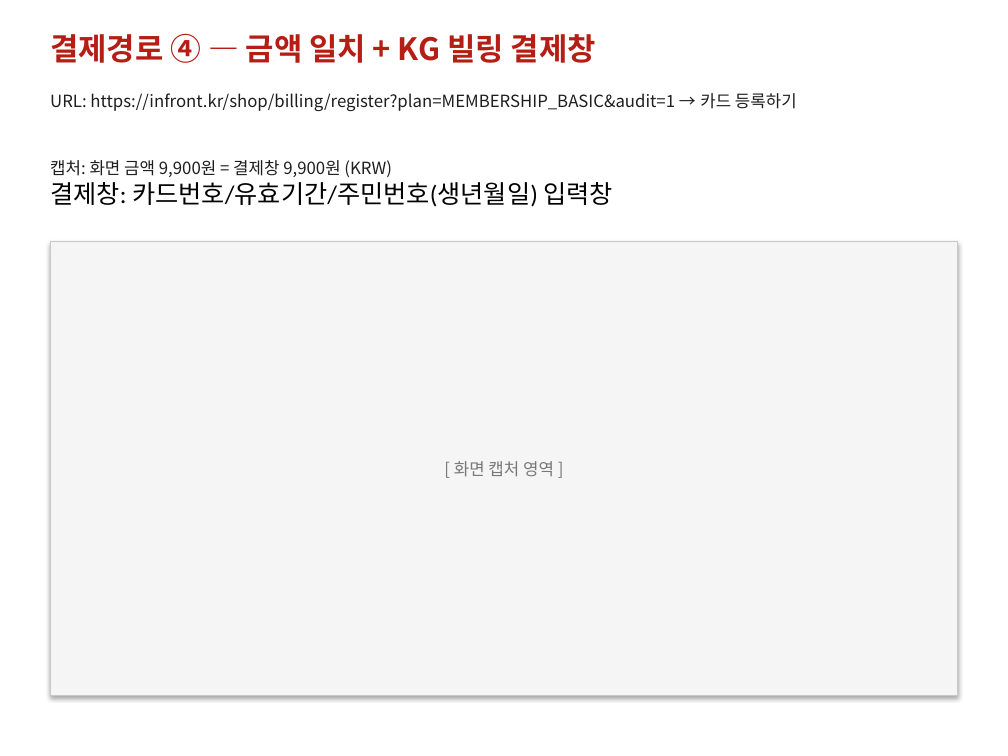
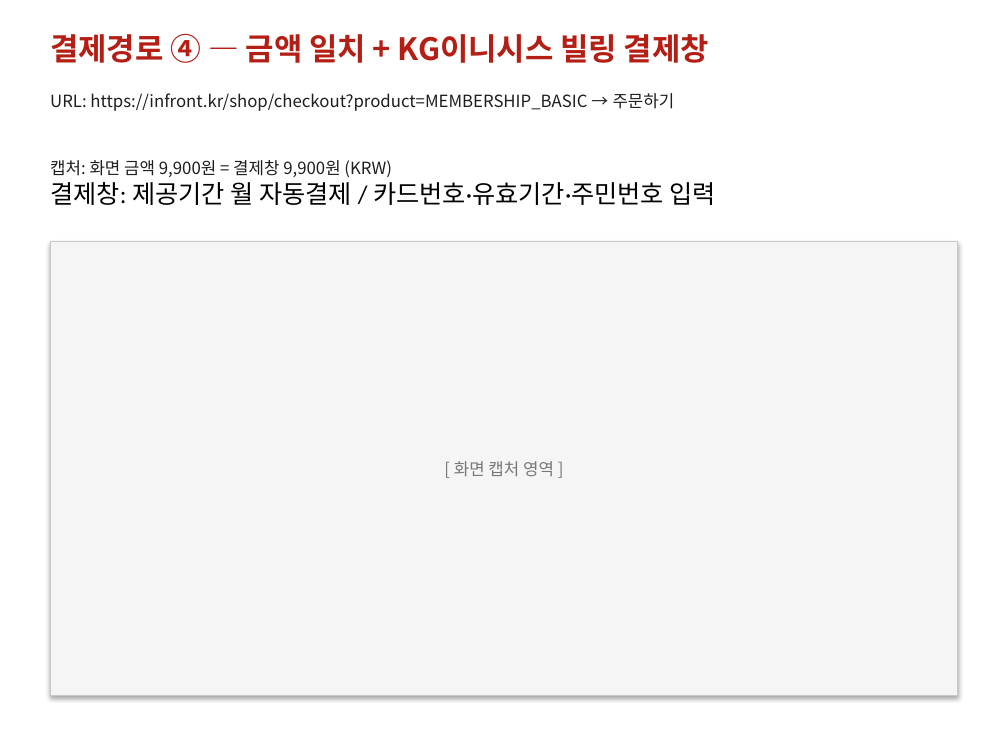
Before and after one commit to sprjihoon/infront, a slide deck: slide 7 of docs/audit-captures/card-billing-audit-infrontbil.pptx. Drawn at 1008x756 pixels with LibreOffice and Linux fonts; fonts in the diff are those of the drawing. Boxes give left, top, right and bottom in pixels: in the first picture for what was removed or moved away, otherwise in the second. Text is boxed around its words. In the diff, an @@ line names an element or a change of style, - is before the commit and + after.

```diff
--- a/docs/audit-captures/card-billing-audit-infrontbil.pptx
+++ b/docs/audit-captures/card-billing-audit-infrontbil.pptx
@@ text at (50,33,709,63): text changed @@
-결제경로 ④ — 금액 일치 + KG 빌링 결제창
+결제경로 ④ — 금액 일치 + KG이니시스 빌링 결제창
@@ text at (50,93,716,205): text changed @@
-URL: https://infront.kr/shop/billing/register?plan=MEMBERSHIP_BASIC&audit=1 → 카드 등록하기
-캡처: 화면 금액 9,900원 = 결제창 9,900원 (KRW)
-결제창: 카드번호/유효기간/주민번호(생년월일) 입력창
+URL: https://infront.kr/shop/checkout?product=MEMBERSHIP_BASIC → 주문하기
+캡처: 화면 금액 9,900원 = 결제창 9,900원 (KRW)
+결제창: 제공기간 월 자동결제 / 카드번호·유효기간·주민번호 입력
```
Also in this commit, not shown: 8 other slides changed, 10 other files.
